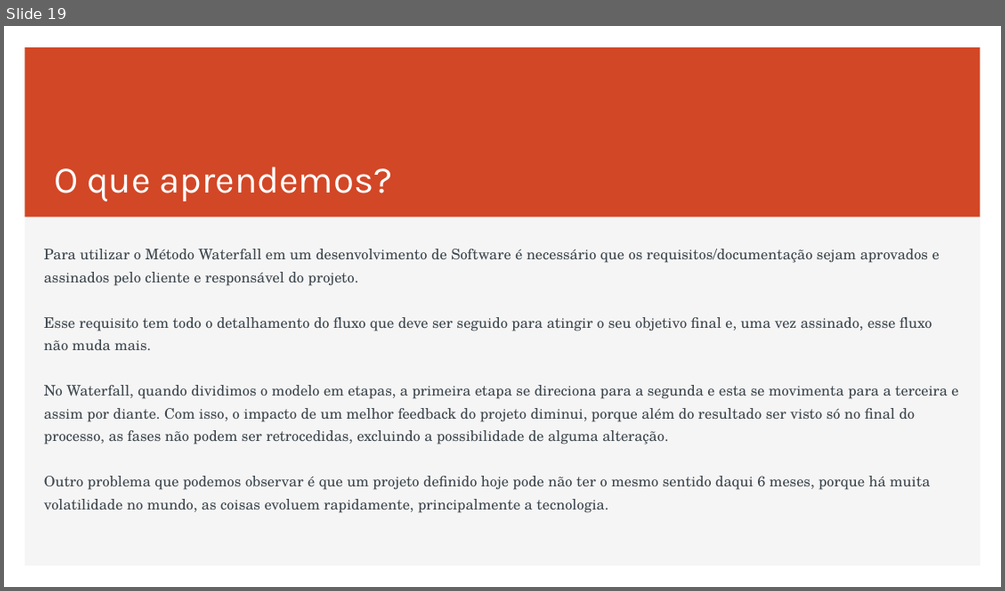
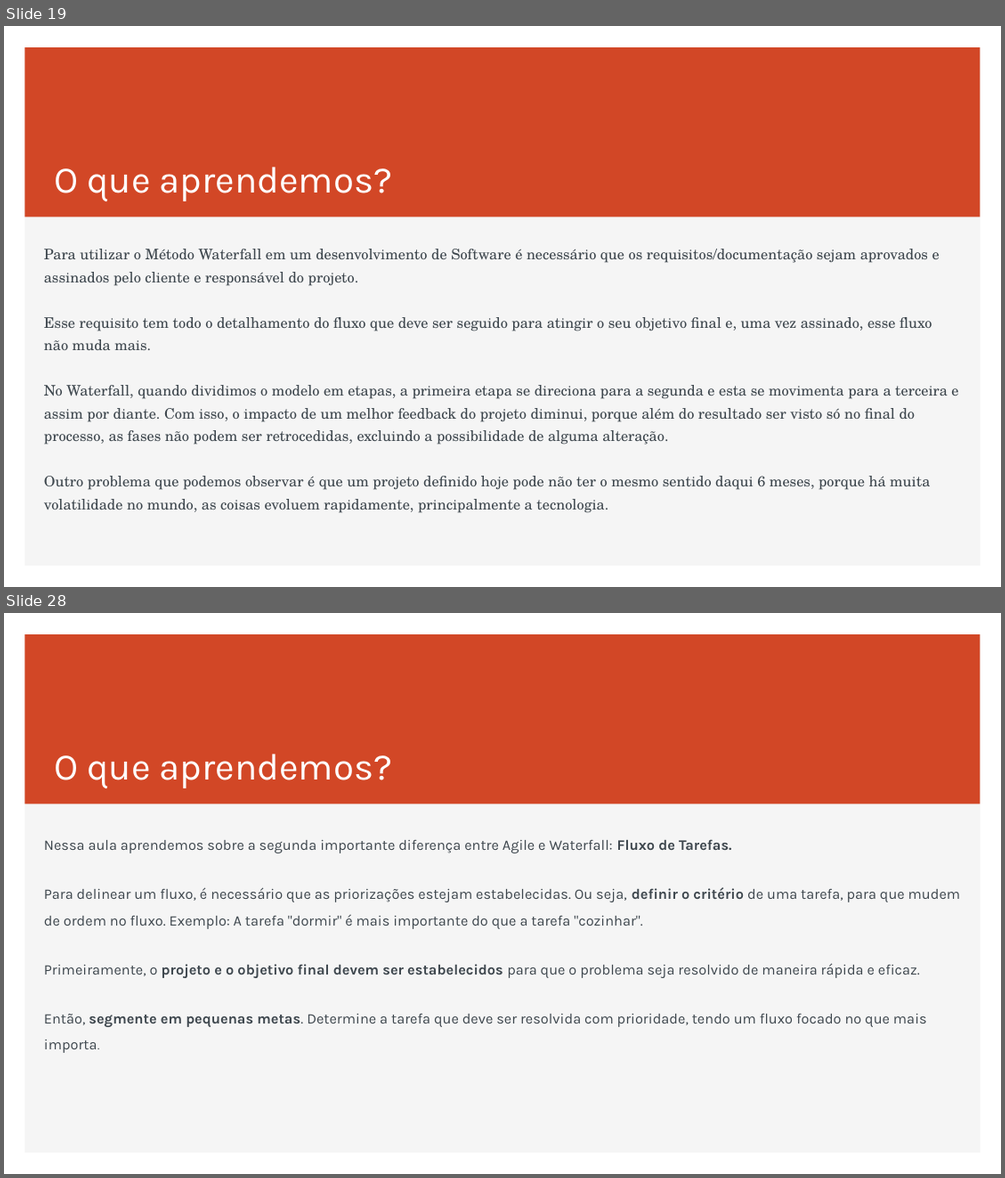
Before and after one commit to RaizaCirne/app-flex, a slide deck: Trilhas/[Business Agility T5 - ONE]/01..Agilidade-promovendo_a_transformacao_agil.pptx. Shown one above the other, each under a label of ours: slide 19 before the commit, slides 19 and 28 after it; the slides between them are not shown. The pictures are 1005x591 and 1005x1178 pixels, drawn with LibreOffice and Linux fonts; fonts in the diff are those of the drawing. Boxes give left, top, right and bottom in pixels: in the first picture for what was removed or moved away, otherwise in the second. Text is boxed around its words. In the diff, an @@ line names an element or a change of style, - is before the commit and + after.

Commit message:
docs: finalizar ppt

```diff
--- a/Trilhas/[Business Agility T5 - ONE]/01..Agilidade-promovendo_a_transformacao_agil.pptx
+++ b/Trilhas/[Business Agility T5 - ONE]/01..Agilidade-promovendo_a_transformacao_agil.pptx
@@ slide 28 added at [4,613,1001,1174], background #FFFFFF; not listed: 2 template elements that a slide beside it also shows @@
@@ title added at [54,754,392,788], 36 pt, text #FFFFFF @@
+O que aprendemos?
@@ text added at [44,839,961,1053], 14 pt, text #3D464D @@
+Nessa aula aprendemos sobre a segunda importante diferença entre Agile e Waterfall: Fluxo de Tarefas.
+Para delinear um fluxo, é necessário que as priorizações estejam estabelecidas. Ou seja, definir o critério de uma tarefa, para que mudem de ordem no fluxo. Exemplo: A tarefa "dormir" é mais importante do que a tarefa "cozinhar".
+Primeiramente, o projeto e o objetivo final devem ser estabelecidos para que o problema seja resolvido de maneira rápida e eficaz.
+Então, segmente em pequenas metas. Determine a tarefa que deve ser resolvida com prioridade, tendo um fluxo focado no que mais importa.
```
Also in this commit, not shown: 29 other slides added.
